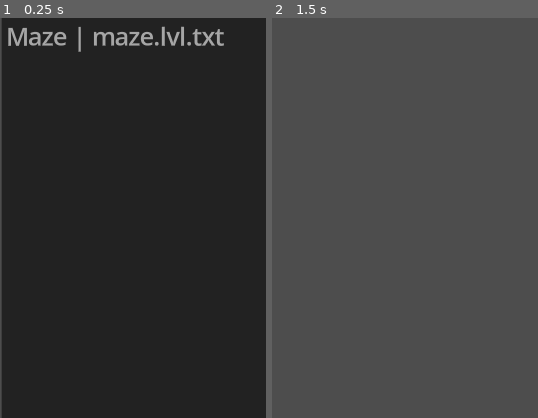
Above: before the commit, frames 1-2 (left to right).
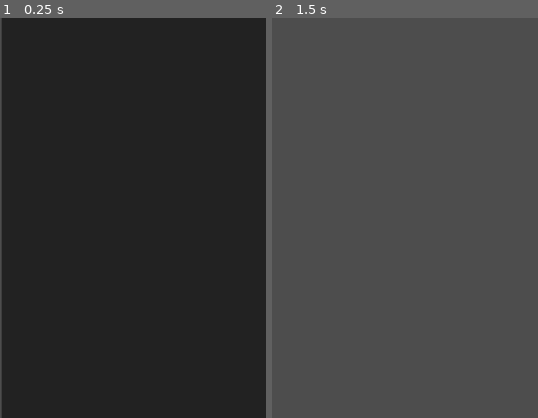
Above: after the commit, the same moments.

Repository: MichalHrbek/wallsnballs
Game: Godot game, scene res://scenes/ui/level_select/level_edit_select.tscn
Same seed, same stepped clock (60 frames per second), same inputs: the game is played once before the commit and once after it. This scene is started directly instead of the project's main scene.
Inputs (mouse positions are % of the whole screen's width and height, from its top left):
- Up to frame 1 (0.25 s): no input
- Up to frame 2 (1.5 s): click (5, 3) at 0.5 s; click (41, 92) at 1.27 s; type "Alex" at 1.35 s
The pictures show only the part of the screen within x 10-60%, y 12-62%; the shares and areas given below are measured in that part.

The runs differ from the first frame. In frame 1, 1.5% of the frame differs, in the area x 3-85%, y 2-9%; in frame 2, nothing differs.

Commit message:
Wrong level folder

Diff:
--- a/scenes/ui/level_select/level_edit_select.tscn
+++ b/scenes/ui/level_select/level_edit_select.tscn
@@ -18,6 +18,7 @@
 layout_mode = 2
 allow_search = false
 script = ExtResource("2_kopnm")
+level_dir = "user://levels/"
 level_scene = ExtResource("3_an7pb")
 metadata/_tab_index = 0
 
